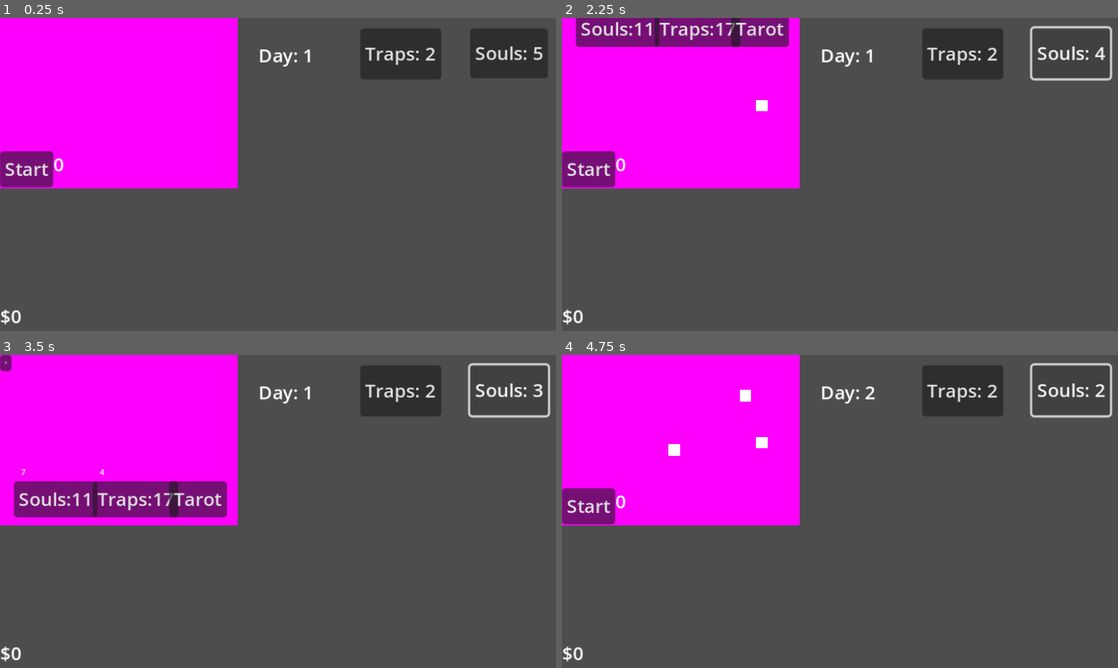
Above: before the commit, frames 1-4 (two rows, left to right).
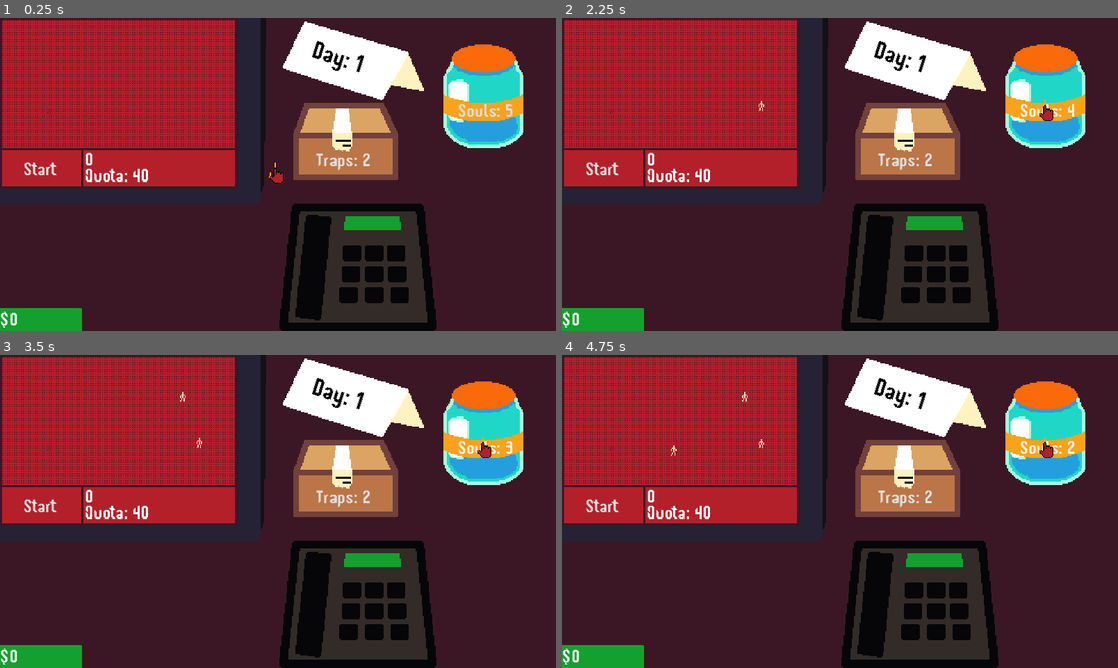
Above: after the commit, the same moments.

Repository: hasapupu/corpohell
Game: Godot game, scene res://main.tscn
Same seed, same stepped clock (60 frames per second), same inputs: the game is played once before the commit and once after it.
Inputs (mouse positions are in pixels of both pictures, inside the frame that each line leads up to):
- Up to frame 1 (0.25 s): no input
- Up to frame 2 (2.25 s): click "Start" at 0.5 s; click "Start" at 1.25 s; click "Souls: 5" at 2 s
- Up to frame 3 (3.5 s): click "Souls: 4" at 2.75 s
- Up to frame 4 (4.75 s): click (567, 364) at 3.5 s, where only the run before the commit has a clickable "X"; click "Souls: 3" at 4.25 s

The runs differ from the first frame. In frame 1, 98% of the frame differs, in the area x 0-100%, y 0-100%; in frame 2, 99%; in frame 3, 99%; in frame 4, 99%.

Commit message:
gamae done

Diff:
--- /dev/null
+++ b/bbH.gd
@@ -0,0 +1,4 @@
+extends boundingBox
+
+func ow():
+	myDirection = Vector2(0,-1)
--- /dev/null
+++ b/cursor.gd
@@ -0,0 +1,14 @@
+class_name cursor extends Sprite2D
+
+@onready var clickedSprite := preload("res://sprites/satanhand2.png") as Texture2D
+@onready var normalSprite := preload("res://sprites/satanhand1.png") as Texture2D
+
+func _ready():
+	Input.set_mouse_mode(Input.MOUSE_MODE_HIDDEN)
+
+func _process(_delta):
+	if Input.is_mouse_button_pressed(MOUSE_BUTTON_LEFT):
+		texture = clickedSprite
+	else:
+		texture = normalSprite
+	position = get_global_mouse_position()
--- a/main.gd
+++ b/main.gd
@@ -12,6 +12,8 @@
 @onready var trapButton:= get_node("Traps") as Button
 @onready var soulPrefab:= preload("res://soul.tscn")
 @onready var shopAnim:= get_node("AnimationPlayer") as AnimationPlayer
+var quota:= 40
+@onready var quotaText := get_node("NinePatchRect/RichTextLabel2")
 
 func onSoulButton():
 	if souls > 0:
@@ -28,6 +30,7 @@
 		get_node("NinePatchRect/souls").add_child(newTrap)
 
 func _process(delta):
+	quotaText.text= "Quota: " + str(quota)
 	moneyText.text = "$" + str(money)
 	soulButton.text = "Souls: " + str(souls)
 	trapButton.text = "Traps: " + str(traps)
--- a/main.tscn
+++ b/main.tscn
@@ -1,17 +1,71 @@
-[gd_scene load_steps=12 format=3 uid="uid://0blbeimxns5x"]
+[gd_scene load_steps=27 format=3 uid="uid://0blbeimxns5x"]
 
 [ext_resource type="Script" path="res://main.gd" id="1_26eow"]
 [ext_resource type="Script" path="res://soulsParent.gd" id="1_aebng"]
 [ext_resource type="Script" path="res://soulBoxWall.gd" id="2_db2ki"]
+[ext_resource type="FontFile" uid="uid://c0fq8inred61r" path="res://Stepalange-x3BLm.otf" id="4_7hghy"]
+[ext_resource type="Script" path="res://bbH.gd" id="4_oc1cv"]
 [ext_resource type="Script" path="res://shop.gd" id="4_pqbpi"]
-
-[sub_resource type="PlaceholderTexture2D" id="PlaceholderTexture2D_o32o8"]
+[ext_resource type="Script" path="res://cursor.gd" id="5_ylm8s"]
+[ext_resource type="Texture2D" uid="uid://boe0sq2hormy2" path="res://sprites/chdesk.png" id="6_6shga"]
+[ext_resource type="Texture2D" uid="uid://vha504r8e3o0" path="res://sprites/shopup.png" id="7_4bmfs"]
+[ext_resource type="AudioStream" uid="uid://djxry21e6o35k" path="res://chmusic.wav" id="10_l5a4l"]
 
 [sub_resource type="RectangleShape2D" id="RectangleShape2D_w0ywm"]
 size = Vector2(205, 1)
 
 [sub_resource type="RectangleShape2D" id="RectangleShape2D_cu7ve"]
 size = Vector2(1, 115)
+
+[sub_resource type="StyleBoxEmpty" id="StyleBoxEmpty_wvq2n"]
+
+[sub_resource type="StyleBoxEmpty" id="StyleBoxEmpty_lr1ho"]
+
+[sub_resource type="StyleBoxEmpty" id="StyleBoxEmpty_5jj3e"]
+
+[sub_resource type="StyleBoxEmpty" id="StyleBoxEmpty_i156o"]
+
+[sub_resource type="StyleBoxEmpty" id="StyleBoxEmpty_01wpj"]
+
+[sub_resource type="StyleBoxEmpty" id="StyleBoxEmpty_7y2df"]
+
+[sub_resource type="StyleBoxEmpty" id="StyleBoxEmpty_smsme"]
+
+[sub_resource type="StyleBoxEmpty" id="StyleBoxEmpty_cq634"]
+
+[sub_resource type="StyleBoxEmpty" id="StyleBoxEmpty_1x0i1"]
+
+[sub_resource type="StyleBoxEmpty" id="StyleBoxEmpty_v402p"]
+
+[sub_resource type="Animation" id="Animation_5wtpd"]
+length = 0.001
+tracks/0/type = "value"
+tracks/0/imported = false
+tracks/0/enabled = true
+tracks/0/path = NodePath("NinePatchRect2:position")
+tracks/0/interp = 1
+tracks/0/loop_wrap = true
+tracks/0/keys = {
+"times": PackedFloat32Array(0),
+"transitions": PackedFloat32Array(1),
+"update": 0,
+"values": [Vector2(0, -153)]
+}
+
+[sub_resource type="Animation" id="Animation_akskc"]
+resource_name = "shopEnd"
+tracks/0/type = "value"
+tracks/0/imported = false
+tracks/0/enabled = true
+tracks/0/path = NodePath("NinePatchRect2:position")
+tracks/0/interp = 1
+tracks/0/loop_wrap = true
+tracks/0/keys = {
+"times": PackedFloat32Array(0, 1),
+"transitions": PackedFloat32Array(0.143588, 1.46409),
+"update": 0,
+"values": [Vector2(0, 0), Vector2(0, -153)]
+}
 
 [sub_resource type="Animation" id="Animation_4y83e"]
 resource_name = "shopStart"
@@ -28,36 +82,6 @@
 "values": [Vector2(0, -153), Vector2(0, 0)]
 }
 
-[sub_resource type="Animation" id="Animation_5wtpd"]
-length = 0.001
-tracks/0/type = "value"
-tracks/0/imported = false
-tracks/0/enabled = true
-tracks/0/path = NodePath("NinePatchRect2:position")
-tracks/0/interp = 1
-tracks/0/loop_wrap = true
-tracks/0/keys = {
-"times": PackedFloat32Array(0),
-"transitions": PackedFloat32Array(1),
-"update": 0,
-"values": [Vector2(0, -153)]
-}
-
-[sub_resource type="Animation" id="Animation_akskc"]
-resource_name = "shopEnd"
-tracks/0/type = "value"
-tracks/0/imported = false
-tracks/0/enabled = true
-tracks/0/path = NodePath("NinePatchRect2:position")
-tracks/0/interp = 1
-tracks/0/loop_wrap = true
-tracks/0/keys = {
-"times": PackedFloat32Array(0, 1),
-"transitions": PackedFloat32Array(0.143588, 1.46409),
-"update": 0,
-"values": [Vector2(0, 0), Vector2(0, -153)]
-}
-
 [sub_resource type="AnimationLibrary" id="AnimationLibrary_c7wq5"]
 _data = {
 "RESET": SubResource("Animation_5wtpd"),
@@ -68,23 +92,36 @@
 [node name="gameManager" type="Node"]
 script = ExtResource("1_26eow")
 
+[node name="Node" type="Node" parent="."]
+
+[node name="TextureRect" type="TextureRect" parent="Node"]
+process_priority = -1
+process_physics_priority = -1
+show_behind_parent = true
+light_mask = 0
+z_index = -5
+texture_filter = 1
+texture_repeat = 2
+offset_right = 480.0
+offset_bottom = 270.0
+texture = ExtResource("6_6shga")
+
 [node name="NinePatchRect" type="NinePatchRect" parent="."]
 offset_right = 205.0
 offset_bottom = 147.0
-texture = SubResource("PlaceholderTexture2D_o32o8")
 
 [node name="souls" type="Node" parent="NinePatchRect"]
 script = ExtResource("1_aebng")
 
 [node name="StaticBody2D" type="Area2D" parent="NinePatchRect"]
-script = ExtResource("2_db2ki")
+script = ExtResource("4_oc1cv")
 
 [node name="CollisionShape2D" type="CollisionShape2D" parent="NinePatchRect/StaticBody2D"]
 position = Vector2(102.5, 0.5)
 shape = SubResource("RectangleShape2D_w0ywm")
 
 [node name="StaticBody2D4" type="Area2D" parent="NinePatchRect"]
-script = ExtResource("2_db2ki")
+script = ExtResource("4_oc1cv")
 
 [node name="CollisionShape2D" type="CollisionShape2D" parent="NinePatchRect/StaticBody2D4"]
 position = Vector2(102.5, 114.5)
@@ -106,107 +143,181 @@
 shape = SubResource("RectangleShape2D_cu7ve")
 
 [node name="Button" type="Button" parent="NinePatchRect"]
-layout_mode = 0
+top_level = true
+layout_mode = 0
+offset_left = 12.0
+offset_top = 116.0
+offset_right = 58.0
+offset_bottom = 147.0
+theme_override_fonts/font = ExtResource("4_7hghy")
+theme_override_styles/focus = SubResource("StyleBoxEmpty_wvq2n")
+text = "Start"
+flat = true
+
+[node name="RichTextLabel" type="RichTextLabel" parent="NinePatchRect"]
+top_level = true
+layout_mode = 0
+offset_left = 73.0
 offset_top = 115.0
-offset_right = 46.0
-offset_bottom = 146.0
-text = "Start"
-
-[node name="RichTextLabel" type="RichTextLabel" parent="NinePatchRect"]
-layout_mode = 0
-offset_left = 46.0
-offset_top = 115.0
-offset_right = 204.0
-offset_bottom = 147.0
+offset_right = 203.0
+offset_bottom = 145.0
+theme_override_fonts/normal_font = ExtResource("4_7hghy")
 bbcode_enabled = true
 
+[node name="RichTextLabel2" type="RichTextLabel" parent="NinePatchRect"]
+top_level = true
+layout_mode = 0
+offset_left = 73.0
+offset_top = 129.0
+offset_right = 203.0
+offset_bottom = 145.0
+theme_override_fonts/normal_font = ExtResource("4_7hghy")
+bbcode_enabled = true
+
 [node name="Money" type="RichTextLabel" parent="."]
-offset_top = 246.0
+top_level = true
+offset_top = 253.0
 offset_right = 123.0
 offset_bottom = 270.0
+theme_override_fonts/normal_font = ExtResource("4_7hghy")
 text = "$0"
 
 [node name="Souls" type="Button" parent="."]
-offset_left = 406.0
-offset_top = 9.0
-offset_right = 469.0
-offset_bottom = 52.0
+top_level = true
+offset_left = 388.0
+offset_top = 62.0
+offset_right = 451.0
+offset_bottom = 100.0
+theme_override_fonts/font = ExtResource("4_7hghy")
+theme_override_styles/normal = SubResource("StyleBoxEmpty_lr1ho")
+theme_override_styles/pressed = SubResource("StyleBoxEmpty_5jj3e")
+theme_override_styles/focus = SubResource("StyleBoxEmpty_i156o")
 text = "Souls:0"
+flat = true
 
 [node name="Node2D" type="Node2D" parent="."]
 position = Vector2(195, 105)
 
 [node name="NinePatchRect2" type="NinePatchRect" parent="."]
-z_index = 4096
+z_index = 4095
 offset_top = -153.0
 offset_right = 205.0
 offset_bottom = -6.0
-texture = SubResource("PlaceholderTexture2D_o32o8")
+texture = ExtResource("7_4bmfs")
 script = ExtResource("4_pqbpi")
 
 [node name="Button" type="Button" parent="NinePatchRect2"]
-offset_left = 12.0
-offset_top = 109.0
-offset_right = 61.0
-offset_bottom = 140.0
+layout_mode = 0
+offset_left = 17.0
+offset_top = 104.0
+offset_right = 66.0
+offset_bottom = 128.0
+theme_override_fonts/font = ExtResource("4_7hghy")
+theme_override_font_sizes/font_size = 14
+theme_override_styles/normal = SubResource("StyleBoxEmpty_01wpj")
+theme_override_styles/focus = SubResource("StyleBoxEmpty_7y2df")
 text = "Souls"
+flat = true
 
 [node name="RichTextLabel" type="RichTextLabel" parent="NinePatchRect2/Button"]
 layout_mode = 0
-offset_left = 6.0
-offset_top = -13.0
-offset_right = 43.0
-offset_bottom = -2.0
+offset_left = 19.0
+offset_top = -7.0
+offset_right = 56.0
+offset_bottom = 4.0
+theme_override_fonts/normal_font = ExtResource("4_7hghy")
 theme_override_font_sizes/normal_font_size = 7
 text = "100"
 
 [node name="Button2" type="Button" parent="NinePatchRect2"]
-offset_left = 80.0
-offset_top = 109.0
-offset_right = 129.0
-offset_bottom = 140.0
+layout_mode = 0
+offset_left = 77.0
+offset_top = 105.0
+offset_right = 126.0
+offset_bottom = 129.0
+theme_override_fonts/font = ExtResource("4_7hghy")
+theme_override_font_sizes/font_size = 14
+theme_override_styles/focus = SubResource("StyleBoxEmpty_smsme")
 text = "Traps"
+flat = true
 
 [node name="RichTextLabel" type="RichTextLabel" parent="NinePatchRect2/Button2"]
-offset_left = 6.0
-offset_top = -13.0
-offset_right = 43.0
-offset_bottom = -2.0
+layout_mode = 0
+offset_left = 19.0
+offset_top = -7.0
+offset_right = 56.0
+offset_bottom = 4.0
+theme_override_fonts/normal_font = ExtResource("4_7hghy")
 theme_override_font_sizes/normal_font_size = 7
 text = "100"
 
 [node name="Button3" type="Button" parent="NinePatchRect2"]
-offset_left = 146.0
-offset_top = 109.0
-offset_right = 195.0
-offset_bottom = 140.0
+layout_mode = 0
+offset_left = 139.0
+offset_top = 106.0
+offset_right = 188.0
+offset_bottom = 130.0
+theme_override_fonts/font = ExtResource("4_7hghy")
+theme_override_font_sizes/font_size = 14
+theme_override_styles/focus = SubResource("StyleBoxEmpty_cq634")
 text = "Tarot"
+flat = true
 
 [node name="Button4" type="Button" parent="NinePatchRect2"]
 layout_mode = 0
-offset_right = 8.0
-offset_bottom = 8.0
+offset_left = 7.0
+offset_top = 4.0
+offset_right = 18.0
+offset_bottom = 15.0
+theme_override_fonts/font = ExtResource("4_7hghy")
 theme_override_font_sizes/font_size = 3
-text = "X"
+theme_override_styles/focus = SubResource("StyleBoxEmpty_1x0i1")
+flat = true
+
+[node name="RichTextLabel" type="RichTextLabel" parent="NinePatchRect2"]
+layout_mode = 0
+offset_left = 63.0
+offset_top = 2.0
+offset_right = 203.0
+offset_bottom = 21.0
+theme_override_fonts/normal_font = ExtResource("4_7hghy")
+text = "Death's shop"
 
 [node name="Traps" type="Button" parent="."]
-offset_left = 311.0
-offset_top = 9.0
-offset_right = 381.0
-offset_bottom = 53.0
+top_level = true
+offset_left = 262.0
+offset_top = 105.0
+offset_right = 332.0
+offset_bottom = 142.0
+theme_override_fonts/font = ExtResource("4_7hghy")
+theme_override_styles/focus = SubResource("StyleBoxEmpty_v402p")
 text = "Traps:0"
+flat = true
 
 [node name="Rounds" type="RichTextLabel" parent="."]
-offset_left = 223.0
-offset_top = 21.0
-offset_right = 295.0
-offset_bottom = 63.0
+offset_left = 273.0
+offset_top = 18.0
+offset_right = 345.0
+offset_bottom = 60.0
+rotation = 0.314099
+theme_override_colors/default_color = Color(0, 0, 0, 1)
+theme_override_fonts/normal_font = ExtResource("4_7hghy")
+theme_override_font_sizes/normal_font_size = 21
 text = "Round: 1"
 
 [node name="AnimationPlayer" type="AnimationPlayer" parent="."]
 libraries = {
 "": SubResource("AnimationLibrary_c7wq5")
 }
+
+[node name="Sprite2D" type="Sprite2D" parent="."]
+top_level = true
+z_index = 4096
+script = ExtResource("5_ylm8s")
+
+[node name="AudioStreamPlayer2D" type="AudioStreamPlayer2D" parent="."]
+stream = ExtResource("10_l5a4l")
+autoplay = true
 
 [connection signal="button_down" from="NinePatchRect/Button" to="NinePatchRect/souls" method="onButtonPress"]
 [connection signal="button_down" from="Souls" to="." method="onSoulButton"]
--- a/project.godot
+++ b/project.godot
@@ -22,3 +22,7 @@
 window/size/window_width_override=1920
 window/size/window_height_override=1080
 window/stretch/mode="canvas_items"
+
+[rendering]
+
+textures/canvas_textures/default_texture_filter=0
--- a/shop.gd
+++ b/shop.gd
@@ -22,6 +22,7 @@
 	trapButt.text = "Traps:" + str(trapAmount)
 	soulButt.get_node("RichTextLabel").text = str(soulPrice)
 	trapButt.get_node("RichTextLabel").text = str(trapPrice)
+	man.quota *= randf_range(8,12) * man.round
 
 func onSoulBuy():
 	if isSoulBought == false and man.money > soulPrice:
--- a/soul.gd
+++ b/soul.gd
@@ -4,11 +4,14 @@
 signal onDeath
 var sufferAmount := 1.0
 var sufferFreq := 1.0
-var lifeTime: int = 9
+var lifeTime: float = 9
 var speed := 30.0
 
 func start():
+	get_node("AnimationPlayer").play("soulrun")
+	get_node("GPUParticles2D").emitting = true
 	velocity = Vector2.ONE.rotated(randf_range(0,PI * 2)) * speed
+	lifeTime *= randf_range(0.8,1.1)
 	suffer()
 	await get_tree().create_timer(lifeTime).timeout
 	onDeath.emit()
@@ -17,6 +20,7 @@
 
 func suffer():
 	onSuffer.emit(sufferAmount)
+	get_node("GPUParticles2D2").emitting = true
 	await get_tree().create_timer(sufferFreq).timeout
 	suffer()
 
--- a/soul.tscn
+++ b/soul.tscn
@@ -1,23 +1,143 @@
-[gd_scene load_steps=5 format=3 uid="uid://mpf7w7maa75m"]
+[gd_scene load_steps=21 format=3 uid="uid://mpf7w7maa75m"]
 
 [ext_resource type="Script" path="res://soul.gd" id="1_hbnpj"]
-
-[sub_resource type="Gradient" id="Gradient_4jmvx"]
-colors = PackedColorArray(1, 1, 1, 1, 1, 1, 1, 1)
-
-[sub_resource type="GradientTexture2D" id="GradientTexture2D_yxsjh"]
-gradient = SubResource("Gradient_4jmvx")
-width = 10
-height = 10
+[ext_resource type="Texture2D" uid="uid://c5vhhrt1gwh4a" path="res://sprites/chman1.png" id="2_8jlkp"]
+[ext_resource type="Texture2D" uid="uid://db6irciidpago" path="res://sprites/chman2.png" id="3_vsgm2"]
+[ext_resource type="Texture2D" uid="uid://5ypf68ywm2p7" path="res://sprites/chrun2.png" id="4_xj4oa"]
+[ext_resource type="Texture2D" uid="uid://bh7c45o04mydo" path="res://sprites/chrun3.png" id="5_x54sn"]
 
 [sub_resource type="RectangleShape2D" id="RectangleShape2D_8bepr"]
 size = Vector2(10, 10)
 
+[sub_resource type="Animation" id="Animation_6plla"]
+resource_name = "soulidle"
+loop_mode = 1
+tracks/0/type = "value"
+tracks/0/imported = false
+tracks/0/enabled = true
+tracks/0/path = NodePath("Sprite2D:texture")
+tracks/0/interp = 1
+tracks/0/loop_wrap = true
+tracks/0/keys = {
+"times": PackedFloat32Array(0, 0.5),
+"transitions": PackedFloat32Array(1, 1),
+"update": 1,
+"values": [ExtResource("2_8jlkp"), ExtResource("3_vsgm2")]
+}
+
+[sub_resource type="Animation" id="Animation_04mtb"]
+length = 0.001
+tracks/0/type = "value"
+tracks/0/imported = false
+tracks/0/enabled = true
+tracks/0/path = NodePath("Sprite2D:texture")
+tracks/0/interp = 1
+tracks/0/loop_wrap = true
+tracks/0/keys = {
+"times": PackedFloat32Array(0),
+"transitions": PackedFloat32Array(1),
+"update": 1,
+"values": [ExtResource("2_8jlkp")]
+}
+
+[sub_resource type="Animation" id="Animation_0iyox"]
+resource_name = "soulrun"
+loop_mode = 1
+tracks/0/type = "value"
+tracks/0/imported = false
+tracks/0/enabled = true
+tracks/0/path = NodePath("Sprite2D:texture")
+tracks/0/interp = 1
+tracks/0/loop_wrap = true
+tracks/0/keys = {
+"times": PackedFloat32Array(0, 0.5),
+"transitions": PackedFloat32Array(1, 1),
+"update": 1,
+"values": [ExtResource("4_xj4oa"), ExtResource("5_x54sn")]
+}
+
+[sub_resource type="AnimationLibrary" id="AnimationLibrary_dr736"]
+_data = {
+"RESET": SubResource("Animation_04mtb"),
+"soulidle": SubResource("Animation_6plla"),
+"soulrun": SubResource("Animation_0iyox")
+}
+
+[sub_resource type="Gradient" id="Gradient_k4q4l"]
+offsets = PackedFloat32Array(0.00819672, 1)
+colors = PackedColorArray(0.980392, 0.415686, 0.0392157, 1, 1, 1, 1, 1)
+
+[sub_resource type="GradientTexture1D" id="GradientTexture1D_nly1a"]
+gradient = SubResource("Gradient_k4q4l")
+
+[sub_resource type="Curve" id="Curve_4kfji"]
+_data = [Vector2(0, 1), 0.0, 0.0, 0, 0, Vector2(1, 0), 0.0, 0.0, 0, 0]
+point_count = 2
+
+[sub_resource type="CurveTexture" id="CurveTexture_nwbrh"]
+curve = SubResource("Curve_4kfji")
+
+[sub_resource type="ParticleProcessMaterial" id="ParticleProcessMaterial_fatxn"]
+particle_flag_disable_z = true
+gravity = Vector3(0, -98, 0)
+scale_min = 3.0
+scale_max = 4.0
+scale_curve = SubResource("CurveTexture_nwbrh")
+color = Color(0.980392, 0.415686, 0.0392157, 1)
+color_ramp = SubResource("GradientTexture1D_nly1a")
+turbulence_enabled = true
+
+[sub_resource type="Curve" id="Curve_au575"]
+_data = [Vector2(0, 1), 0.0, 0.0, 0, 0, Vector2(1, 0), 0.0, 0.0, 0, 0]
+point_count = 2
+
+[sub_resource type="CurveTexture" id="CurveTexture_vb61o"]
+curve = SubResource("Curve_au575")
+
+[sub_resource type="Curve" id="Curve_xxw1b"]
+_data = [Vector2(0, 1), 0.0, 0.0, 0, 0, Vector2(1, 0), 0.0, 0.0, 0, 0]
+point_count = 2
+
+[sub_resource type="CurveTexture" id="CurveTexture_10kpk"]
+curve = SubResource("Curve_xxw1b")
+
+[sub_resource type="ParticleProcessMaterial" id="ParticleProcessMaterial_a2vib"]
+particle_flag_disable_z = true
+angle_min = -720.0
+angle_max = 720.0
+spread = 180.0
+initial_velocity_min = 33.71
+initial_velocity_max = 33.71
+gravity = Vector3(0, 0, 0)
+scale_curve = SubResource("CurveTexture_10kpk")
+color = Color(0.87451, 0.243137, 0.137255, 1)
+alpha_curve = SubResource("CurveTexture_vb61o")
+
 [node name="CharacterBody2D" type="CharacterBody2D"]
+collision_mask = 0
 script = ExtResource("1_hbnpj")
 
 [node name="Sprite2D" type="Sprite2D" parent="."]
-texture = SubResource("GradientTexture2D_yxsjh")
+texture = ExtResource("2_8jlkp")
 
 [node name="CollisionShape2D" type="CollisionShape2D" parent="."]
 shape = SubResource("RectangleShape2D_8bepr")
+
+[node name="AnimationPlayer" type="AnimationPlayer" parent="."]
+libraries = {
+"": SubResource("AnimationLibrary_dr736")
+}
+autoplay = "soulidle"
+
+[node name="GPUParticles2D" type="GPUParticles2D" parent="."]
+z_index = -1
+emitting = false
+amount = 17
+process_material = SubResource("ParticleProcessMaterial_fatxn")
+randomness = 0.39
+
+[node name="GPUParticles2D2" type="GPUParticles2D" parent="."]
+emitting = false
+process_material = SubResource("ParticleProcessMaterial_a2vib")
+one_shot = true
+explosiveness = 1.0
--- a/soulBoxWall.gd
+++ b/soulBoxWall.gd
@@ -1,10 +1,15 @@
 class_name boundingBox extends Area2D
 
-@export var myDirection: Vector2 = Vector2(-1,-1)
+@export var myDirection: Vector2 = Vector2(-1,0)
 
 func _ready():
 	body_entered.connect(onBodyEntered)
+	ow()
 
 func onBodyEntered(body:CharacterBody2D):
 	if body != null:
 		body.velocity *= myDirection
+		body.onSuffer.emit(body.sufferAmount)
+
+func ow():
+	pass
--- a/soulsParent.gd
+++ b/soulsParent.gd
@@ -31,11 +31,17 @@
 
 func onRoundEnd():
 	await get_tree().create_timer(1).timeout
-	(get_tree().root.get_node("gameManager") as main).money += floor(currScore)
+	var man = (get_tree().root.get_node("gameManager") as main)
+	man.money += floor(currScore)
 	currScore = 0
+	await get_tree().create_timer(0.3).timeout
+	if man.money < man.quota:
+		print(man.money, man.quota)
+		get_tree().reload_current_scene()
+		return
+	man.money -= man.quota
 	get_tree().root.get_node("gameManager/NinePatchRect2").setup()
-	await get_tree().create_timer(0.3).timeout
-	get_tree().root.get_node("gameManager").shopAnim.play("shopStart")
+	man.shopAnim.play("shopStart")
 
 func getSoulCount() -> int:
 	var out = 0
--- a/tra[.tscn
+++ b/tra[.tscn
@@ -1,26 +1,50 @@
-[gd_scene load_steps=5 format=3 uid="uid://i0utmbo06hso"]
+[gd_scene load_steps=9 format=3 uid="uid://i0utmbo06hso"]
 
 [ext_resource type="Script" path="res://trap.gd" id="1_4i0ey"]
-
-[sub_resource type="Gradient" id="Gradient_mlkk7"]
-offsets = PackedFloat32Array(0)
-colors = PackedColorArray(0, 0, 0, 1)
-
-[sub_resource type="GradientTexture2D" id="GradientTexture2D_x2hml"]
-gradient = SubResource("Gradient_mlkk7")
-width = 5
-height = 5
+[ext_resource type="Texture2D" uid="uid://dl0v580fci6di" path="res://sprites/spikeTrap.png" id="2_lovrq"]
 
 [sub_resource type="RectangleShape2D" id="RectangleShape2D_ncijj"]
 size = Vector2(6, 6)
+
+[sub_resource type="Curve" id="Curve_u4mg1"]
+_data = [Vector2(0, 1), 0.0, 0.0, 0, 0, Vector2(1, 0), 0.0, 0.0, 0, 0]
+point_count = 2
+
+[sub_resource type="CurveTexture" id="CurveTexture_xypeu"]
+curve = SubResource("Curve_u4mg1")
+
+[sub_resource type="Curve" id="Curve_orefx"]
+_data = [Vector2(0, 1), 0.0, 0.0, 0, 0, Vector2(1, 0), 0.0, 0.0, 0, 0]
+point_count = 2
+
+[sub_resource type="CurveTexture" id="CurveTexture_hbjvu"]
+curve = SubResource("Curve_orefx")
+
+[sub_resource type="ParticleProcessMaterial" id="ParticleProcessMaterial_c7tqi"]
+particle_flag_disable_z = true
+angle_min = -720.0
+angle_max = 720.0
+spread = 180.0
+initial_velocity_min = 33.71
+initial_velocity_max = 33.71
+gravity = Vector3(0, 0, 0)
+scale_curve = SubResource("CurveTexture_hbjvu")
+color = Color(0.87451, 0, 0.137255, 1)
+alpha_curve = SubResource("CurveTexture_xypeu")
 
 [node name="Area2D" type="Area2D"]
 script = ExtResource("1_4i0ey")
 
 [node name="Sprite2D" type="Sprite2D" parent="."]
-texture = SubResource("GradientTexture2D_x2hml")
+texture = ExtResource("2_lovrq")
 
 [node name="CollisionShape2D" type="CollisionShape2D" parent="."]
 shape = SubResource("RectangleShape2D_ncijj")
 
+[node name="GPUParticles2D2" type="GPUParticles2D" parent="."]
+emitting = false
+process_material = SubResource("ParticleProcessMaterial_c7tqi")
+one_shot = true
+explosiveness = 1.0
+
 [connection signal="body_entered" from="." to="." method="onEnter"]
--- a/trap.gd
+++ b/trap.gd
@@ -4,3 +4,4 @@
 	if sol != null:
 		print("hit")
 		sol.onSuffer.emit(sol.sufferAmount)
+		get_node("GPUParticles2D2").emitting = true
Binary file added: Stepalange-x3BLm.otf
Not shown, added: Stepalange-x3BLm.otf.import
Not shown, added: chmusic.wav.import
Not shown, added: export_presets.cfg
Binary file added: sprites/chdesk.png
Not shown, added: sprites/chdesk.png.import
Binary file added: sprites/chman1.png
Not shown, added: sprites/chman1.png.import
Binary file added: sprites/chman2.png
Not shown, added: sprites/chman2.png.import
Binary file added: sprites/chrun1.png
Not shown, added: sprites/chrun1.png.import
(and 15 more such lines)
